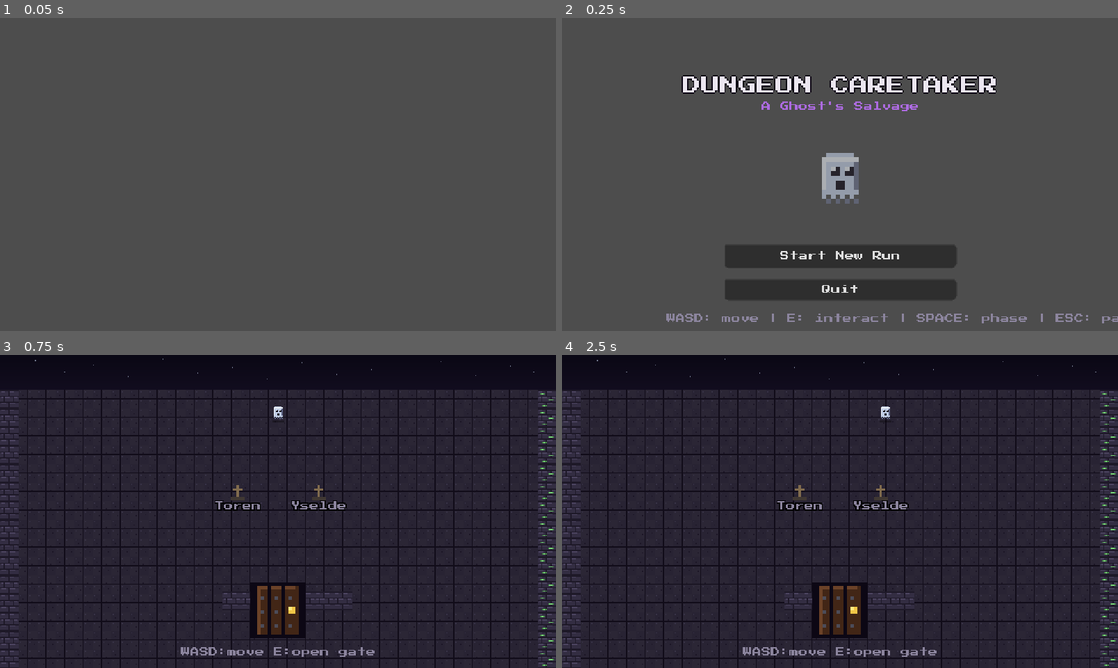
Above: before the commit, frames 1-4 (two rows, left to right).
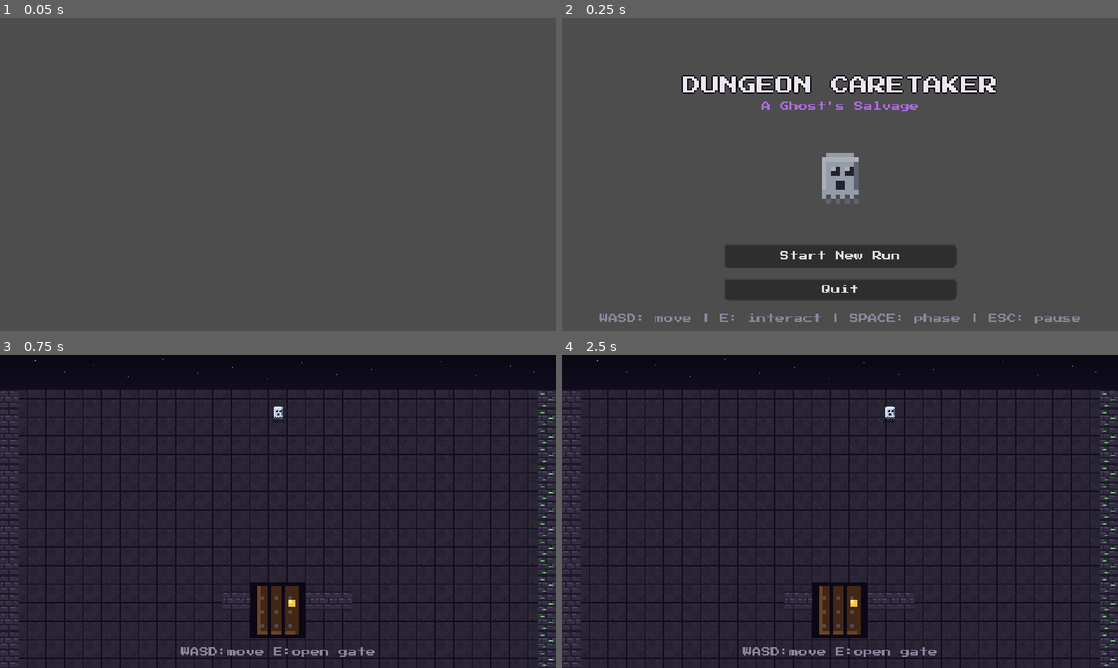
Above: after the commit, the same moments.

Repository: Deq710sia/dungeon-caretaker
Game: Godot game, scene res://scenes/main.tscn
Same seed, same stepped clock (60 frames per second), same inputs: the game is played once before the commit and once after it.
Inputs (mouse positions are in pixels of both pictures, inside the frame that each line leads up to):
- Up to frame 1 (0.05 s): no input
- Up to frame 2 (0.25 s): no input
- Up to frame 3 (0.75 s): click "Start New Run" at 0.5 s
- Up to frame 4 (2.5 s): tap Enter at 1.25 s; move the mouse to (962, 495) at 1.27 s; hold D (move_right) 1.28-2 s; tap Space (phase) at 1.35 s; click (962, 495) at 1.42 s; drag from (728, 527) to (812, 574) at 2.02 s

Frame 1 is identical in both runs. In frame 2, 1.0% of the frame differs, in the area x 6-100%, y 94-98%; in frame 3, 0.7%; in frame 4, 0.8%.
Error after the commit: Parse Error: Cannot infer the type of "enemy" variable because the value doesn't have a set type. (res://scripts/weapon.gd:169)

Commit message:
Death-cause affliction layer 2 + first-run sim + name randomization + fixes
7 changes from playtest feedback:

1. Death-cause affliction layer 2 (Weapon.roll_affliction_from_death).
   When a party member dies, the enemy type that killed them influences
   how their gear degrades:
     slime    — corrosive → skews DAMAGED (acid etches metal)
     skeleton — blunt trauma → skews BROKEN (bone weapons shatter gear)
     bat      — swarm → skews WORN/BLOODIED (many small cuts)
   Death ALWAYS adds 1 unexorcised_death regardless of enemy — the
   weapon witnessed a death, so it carries dread. A weapon recovered
   from a slime kill is likely to need grind AND altar. Battle now
   tracks which enemy killed each unit (unit.killed_by) and passes it
   to apply_combat_damage.

2. First-run simulation (Weapon.simulate_first_party_deaths). The gate
   scene's predecessor graves are no longer hardcoded 'Toren' and
   'Yselde' — instead, 2-3 random party members are generated with
   random names, random classes, and random death causes. The sim runs
   once per run (cached in GameState meta) and populates the grave
   markers. Explains why the arsenal is full of battered gear.

3. Randomized party names. _random_name was deterministic (always same
   names in same order based on stage+wave+seed). Now shuffles a 20-name
   pool and avoids repeating the last 6 names. Pool resets on new run.
   Expanded name list from 8 to 20 names.

4. Resume button fix. The pause overlay and its buttons now have
   process_mode = PROCESS_MODE_ALWAYS so they receive clicks while the
   tree is paused. main.gd itself also set to ALWAYS so ESC can unpause.
   Without this, the buttons were frozen and Resume was unreachable.

5. Door sprite flipped. New 'door_flipped' sprite (handle at top,
   bottom highlight instead of top) used in the gate scene now that the
   gate is at the bottom of the screen. Reads as 'entering from above'
   instead of an upside-down door.

6. Menu hint centering. Title, subtitle, and hint now span full 480px
   viewport width with horizontal_alignment=CENTER, so the text is
   truly centered regardless of text length. Was using 300px width
   offset by 90px which could shift with different text.

7. Reduced direction-change slowdown. When the player reverses
   direction rapidly, the ghost now decelerates at full accel rate
   (not the old matched-rate friction) — direction changes feel
   responsive. When no input is present, deceleration is 60% of accel
   so the ghost coasts slightly on release rather than stopping dead.
   Applied to salvage, workshop, planning, and gate.

Diff:
--- a/scripts/autoload/game_state.gd
+++ b/scripts/autoload/game_state.gd
@@ -64,6 +64,7 @@
         party.clear()
         last_battle_result.clear()
         run_log.clear()
+        _recently_used_names.clear()  # reset name pool for the new run
         # Starter weapons — use the weighted roll_affliction system.
         # No more hardcoded states or guaranteed haunts. Each starter rolls
         # independently, so every run starts with a different mix of stations
@@ -206,8 +207,37 @@
         party_changed.emit()
 
 func _random_name(seed_i: int) -> String:
-        var names := ["Bram", "Wren", "Cael", "Mira", "Edric", "Solis", "Thora", "Quill"]
-        return names[(stage + wave + seed_i) % names.size()]
+        # Randomized names — was deterministic (always same names in same order
+        # based on stage+wave+seed_i). Now shuffles the pool per-call and
+        # avoids repeating the most recently used name. Each party member
+        # gets a distinct name from the shuffled pool.
+        var names := ["Bram", "Wren", "Cael", "Mira", "Edric", "Solis", "Thora", "Quill",
+                "Harlan", "Isolde", "Corwin", "Vashti", "Petra", "Ambrose", "Sasha", "Lyra",
+                "Gareth", "Eluned", "Roderick", "Fenella"]
+        # Use a global shuffle so the same name doesn't repeat across recruits
+        # in the same run. Track used names in a static-ish var on GameState.
+        if not has_meta("_used_names"):
+                var used := []
+                for n in names:
+                        if n in _recently_used_names:
+                                used.append(n)
+                set_meta("_used_names", used)
+        # Filter out recently-used names, shuffle the rest, pick the first.
+        var available := []
+        for n in names:
+                if n not in _recently_used_names:
+                        available.append(n)
+        if available.is_empty():
+                available = names.duplicate()
+        available.shuffle()
+        var picked: String = available[0]
+        _recently_used_names.append(picked)
+        # Keep only the last 6 names to avoid exhausting the pool.
+        if _recently_used_names.size() > 6:
+                _recently_used_names.pop_front()
+        return picked
+
+var _recently_used_names: Array = []
 
 # === RECRUITING ===
 ## Can recruit if: at least one living member (to vouch) AND party isn't full.
--- a/scripts/main.gd
+++ b/scripts/main.gd
@@ -31,6 +31,10 @@
 	background.mouse_filter = Control.MOUSE_FILTER_IGNORE
 	add_child(background)
 	background.set("layout_mode", 1)
+	# process_mode = ALWAYS so _input still fires when the tree is paused
+	# (needed for ESC to resume from pause). Without this, the pause
+	# overlay's buttons can't be clicked and ESC can't unpause.
+	process_mode = Node.PROCESS_MODE_ALWAYS
 	GameState.phase_changed.connect(_on_phase_changed)
 	_on_phase_changed("menu")
 	DisplayServer.window_set_title("Dungeon Caretaker: A Ghost's Salvage")
@@ -86,6 +90,10 @@
 	pause_overlay = CanvasLayer.new()
 	pause_overlay.name = "PauseOverlay"
 	pause_overlay.layer = 200
+	# process_mode = ALWAYS so the overlay's buttons still receive clicks
+	# while the tree is paused. Without this, the buttons are frozen and
+	# Resume is unreachable (the bug the user reported).
+	pause_overlay.process_mode = Node.PROCESS_MODE_ALWAYS
 	add_child(pause_overlay)
 	# Dim background
 	var dim := ColorRect.new()
@@ -110,6 +118,7 @@
 	resume_btn.add_theme_font_size_override("font_size", 8)
 	resume_btn.position = Vector2(160, 130)
 	resume_btn.size = Vector2(160, 20)
+	resume_btn.process_mode = Node.PROCESS_MODE_ALWAYS
 	resume_btn.pressed.connect(_unpause)
 	pause_overlay.add_child(resume_btn)
 	# Quit to menu button
@@ -118,6 +127,7 @@
 	quit_btn.add_theme_font_size_override("font_size", 8)
 	quit_btn.position = Vector2(160, 155)
 	quit_btn.size = Vector2(160, 18)
+	quit_btn.process_mode = Node.PROCESS_MODE_ALWAYS
 	quit_btn.pressed.connect(_quit_to_menu)
 	pause_overlay.add_child(quit_btn)
 	# Hint
--- a/scripts/phases/battle.gd
+++ b/scripts/phases/battle.gd
@@ -360,6 +360,9 @@
 		unit.alive = false
 		unit.hp = 0
 		unit.adv.alive = false
+		# Track which enemy type killed this unit — used by apply_combat_damage
+		# in _end_battle to apply the death-cause affliction layer 2.
+		unit.killed_by = enemy.sprite
 		Juice.add_trauma(0.4)
 		Juice.hit_stop(0.12)
 		Juice.spawn_particles(unit.pos, 10, Palette.BLOOD, 50.0, 0.7)
@@ -371,29 +374,38 @@
 	# Living members' weapons go back to arsenal. This is the core loop:
 	# death → weapons on ground → salvage picks them up → repair → reassign.
 	var fallen_gear: Array = []  # {weapon, armor, name, class, cause}
+	# Build a lookup from party name → killed_by enemy type (for layer-2
+	# death-cause affliction). party_units holds the combat-side dicts
+	# which have the killed_by field set when the unit died.
+	var killed_by_map: Dictionary = {}
+	for u in party_units:
+		if not u.alive and u.get("killed_by", "") != "":
+			killed_by_map[u.adv.get("name", "?")] = u.killed_by
 	for adv in GameState.party:
 		var equipped_w: Variant = adv.get("equipped_weapon")
 		var equipped_a: Variant = adv.get("equipped_armor")
 		var owner_died: bool = not adv.get("alive", true)
+		var adv_name: String = adv.get("name", "?")
+		var killer: String = killed_by_map.get(adv_name, "")
 		if owner_died:
 			# Dead adventurer: their gear stays on the ground
 			if equipped_w != null:
-				equipped_w.apply_combat_damage(true)
+				equipped_w.apply_combat_damage(true, killer)
 				fallen_gear.append({
 					"weapon": equipped_w,
-					"name": adv.get("name", "?"),
+					"name": adv_name,
 					"class": adv.get("class", "knight"),
 					"slot": "weapon",
-					"cause": "slain in battle",
+					"cause": "slain by %s" % (killer if killer != "" else "the enemy"),
 				})
 			if equipped_a != null:
-				equipped_a.apply_combat_damage(true)
+				equipped_a.apply_combat_damage(true, killer)
 				fallen_gear.append({
 					"weapon": equipped_a,
-					"name": adv.get("name", "?"),
+					"name": adv_name,
 					"class": adv.get("class", "knight"),
 					"slot": "armor",
-					"cause": "slain in battle",
+					"cause": "slain by %s" % (killer if killer != "" else "the enemy"),
 				})
 		else:
 			# Living adventurer: their gear returns to arsenal
--- a/scripts/phases/gate.gd
+++ b/scripts/phases/gate.gd
@@ -40,10 +40,17 @@
 	if not fallen.is_empty():
 		names = fallen
 	elif first_ever_run:
-		# Nobody's died yet in THIS run — these are the caretaker's
-		# predecessors, establishing why the dungeon entrance is already
-		# littered with weapons for the taking.
-		names = ["Toren", "Yselde"]
+		# First run: simulate how the predecessors died instead of using
+		# hardcoded "Toren" and "Yselde." The simulation generates 2-3
+		# random party members with random names and random death causes.
+		# The grave markers show the names; the death causes flavor the
+		# arsenal's battered state (handled via Weapon.simulate_first_party_deaths
+		# which is called separately to seed starter weapon afflictions).
+		if not GameState.has_meta("_first_party_sim"):
+			GameState.set_meta("_first_party_sim", Weapon.simulate_first_party_deaths())
+		var sim: Array = GameState.get_meta("_first_party_sim")
+		for death in sim:
+			names.append(death.name)
 	else:
 		names = []  # a clean wave — no fresh graves to add
 	var spacing: float = min(70.0, 280.0 / max(1, names.size()))
@@ -74,9 +81,11 @@
 	if Input.is_action_pressed("move_down"):  input_dir.y += 1
 	if input_dir != Vector2.ZERO:
 		input_dir = input_dir.normalized()
+		# Full accel when input present — direction changes feel responsive.
 		ghost_vel = ghost_vel.move_toward(input_dir * 55.0, 300.0 * delta)
 	else:
-		ghost_vel = ghost_vel.move_toward(Vector2.ZERO, 300.0 * delta)
+		# 60% decel when no input — coasts slightly rather than stopping dead.
+		ghost_vel = ghost_vel.move_toward(Vector2.ZERO, 300.0 * 0.6 * delta)
 	ghost_pos += ghost_vel * delta
 	ghost_pos.x = clampf(ghost_pos.x, 12, ROOM_W - 12)
 	ghost_pos.y = clampf(ghost_pos.y, 36, ROOM_H - 30)
@@ -112,7 +121,7 @@
 	# Gate arch — above the gate (which is now at the bottom)
 	for x in range(GATE_POS.x - 48, GATE_POS.x + 49, 16):
 		draw_texture(Sprites.get_sprite("wall"), Vector2(x, GATE_POS.y - 16))
-	draw_texture_rect(Sprites.get_sprite("door"), Rect2(GATE_POS.x - 24, GATE_POS.y - 24, 48, 48), false)
+	draw_texture_rect(Sprites.get_sprite("door_flipped"), Rect2(GATE_POS.x - 24, GATE_POS.y - 24, 48, 48), false)
 	if near_gate and not opening:
 		var pulse := 0.5 + 0.5 * sin(Time.get_ticks_msec() * 0.006)
 		draw_rect(Rect2(GATE_POS.x - 20, GATE_POS.y - 20, 40, 40), Color(0.85, 0.75, 0.55, pulse), false, 1)
--- a/scripts/phases/main_menu.gd
+++ b/scripts/phases/main_menu.gd
@@ -4,15 +4,15 @@
 ## the internal resolution was 320x180).
 
 func _ready() -> void:
-	# Title — centered on 480 viewport
+	# Title — full viewport width so horizontal_alignment truly centers
 	var title := Label.new()
 	title.text = "DUNGEON CARETAKER"
 	title.add_theme_font_size_override("font_size", 16)
 	title.add_theme_color_override("font_color", Palette.TEXT)
 	title.add_theme_color_override("font_outline_color", Palette.VOID)
 	title.add_theme_constant_override("outline_size", 2)
-	title.position = Vector2(90, 50)
-	title.size = Vector2(300, 18)
+	title.position = Vector2(0, 50)
+	title.size = Vector2(480, 18)
 	title.horizontal_alignment = HORIZONTAL_ALIGNMENT_CENTER
 	add_child(title)
 	# Subtitle
@@ -20,8 +20,8 @@
 	sub.text = "A Ghost's Salvage"
 	sub.add_theme_font_size_override("font_size", 8)
 	sub.add_theme_color_override("font_color", Palette.GLOW_PURP)
-	sub.position = Vector2(90, 72)
-	sub.size = Vector2(300, 10)
+	sub.position = Vector2(0, 72)
+	sub.size = Vector2(480, 10)
 	sub.horizontal_alignment = HORIZONTAL_ALIGNMENT_CENTER
 	add_child(sub)
 	# Decorative ghost
@@ -31,7 +31,7 @@
 	ghost.position = Vector2(240, 140)
 	ghost.modulate = Color(1, 1, 1, 0.6)
 	add_child(ghost)
-	# Buttons — centered on 480
+	# Buttons — centered on 480 (140 + 200 = 340, center is 240, so x=140)
 	var start_btn := Button.new()
 	start_btn.text = "Start New Run"
 	start_btn.add_theme_font_size_override("font_size", 8)
@@ -46,13 +46,13 @@
 	quit_btn.size = Vector2(200, 18)
 	quit_btn.pressed.connect(_on_quit)
 	add_child(quit_btn)
-	# Hint
+	# Hint — full viewport width so horizontal_alignment truly centers
 	var hint := Label.new()
 	hint.text = "WASD: move | E: interact | SPACE: phase | ESC: pause"
 	hint.add_theme_font_size_override("font_size", 8)
 	hint.add_theme_color_override("font_color", Palette.TEXT_DIM)
-	hint.position = Vector2(90, 255)
-	hint.size = Vector2(300, 7)
+	hint.position = Vector2(0, 255)
+	hint.size = Vector2(480, 7)
 	hint.horizontal_alignment = HORIZONTAL_ALIGNMENT_CENTER
 	add_child(hint)
 
--- a/scripts/phases/planning.gd
+++ b/scripts/phases/planning.gd
@@ -121,6 +121,8 @@
 	ghost.bob += delta * (3.0 + speed_pct * 6.0)
 	ghost.squash = lerp(ghost.squash, 1.0, 1.0 - exp(-delta * 8.0))
 	# Movement — phase verb doubles target speed while active.
+	# Direction-change polish: full accel when input present, 60% decel
+	# when no input (coasts slightly on release).
 	var target_speed: float = ghost.speed * (2.0 if phase_active > 0 else 1.0)
 	var input_dir := Vector2.ZERO
 	if not map_view_active:
@@ -133,7 +135,7 @@
 		_last_input_dir = input_dir
 		ghost.vel = ghost.vel.move_toward(input_dir * target_speed, ghost.accel * delta)
 	else:
-		ghost.vel = ghost.vel.move_toward(Vector2.ZERO, ghost.accel * delta)
+		ghost.vel = ghost.vel.move_toward(Vector2.ZERO, ghost.accel * 0.6 * delta)
 	ghost.pos += ghost.vel * delta
 	ghost.pos.x = clampf(ghost.pos.x, 12, ROOM_W - 12)
 	ghost.pos.y = clampf(ghost.pos.y, HUD_H + 30, ROOM_H - 20)
--- a/scripts/phases/salvage.gd
+++ b/scripts/phases/salvage.gd
@@ -293,6 +293,15 @@
         # Movement with acceleration + friction (matched rate, so the ghost
         # accelerates and stops at the same tempo — floaty but precise).
         # Phase verb doubles target speed while active.
+        #
+        # Direction-change polish: when the player reverses direction rapidly,
+        # we don't want the ghost to slow down much — it should feel responsive.
+        # So: if there's input, we accelerate toward the new target (which
+        # naturally handles direction changes via move_toward). Only when
+        # there's NO input do we decelerate to zero. The deceleration rate
+        # is lower than the acceleration rate so the ghost coasts a bit on
+        # release rather than stopping dead — but still stops fast enough
+        # to feel precise.
         var target_speed: float = ghost_speed * (2.0 if phase_active > 0 else 1.0)
         var input_dir := Vector2.ZERO
         if active_qte.is_empty():
@@ -303,9 +312,15 @@
         if input_dir != Vector2.ZERO:
                 input_dir = input_dir.normalized()
                 ghost_facing = input_dir
+                # Acceleration is full when there's input — direction changes
+                # happen fast because move_toward moves toward the new target
+                # at the full accel rate.
                 ghost_vel = ghost_vel.move_toward(input_dir * target_speed, ghost_accel * delta)
         else:
-                ghost_vel = ghost_vel.move_toward(Vector2.ZERO, ghost_accel * delta)
+                # Deceleration when no input — lower rate (60% of accel) so the
+                # ghost coasts slightly on release rather than stopping dead.
+                # This feels floaty-but-precise (it's a ghost, not a tank).
+                ghost_vel = ghost_vel.move_toward(Vector2.ZERO, ghost_accel * 0.6 * delta)
         ghost_pos += ghost_vel * delta
         ghost_pos.x = clampf(ghost_pos.x, TILE, (CORRIDOR_W - 1) * TILE)
         ghost_pos.y = clampf(ghost_pos.y, 22, (CORRIDOR_H - 1) * TILE)
--- a/scripts/phases/workshop.gd
+++ b/scripts/phases/workshop.gd
@@ -173,6 +173,8 @@
         ghost.bob += delta * (3.0 + speed_pct * 6.0)
         ghost.squash = lerp(ghost.squash, 1.0, 1.0 - exp(-delta * 8.0))
         # Movement — phase verb doubles target speed while active.
+        # Direction-change polish: full accel when input present (fast
+        # direction changes), 60% decel when no input (coasts slightly).
         var target_speed: float = ghost.speed * (2.0 if phase_active > 0 else 1.0)
         var input_dir := Vector2.ZERO
         if Input.is_action_pressed("move_left"):  input_dir.x -= 1
@@ -184,7 +186,7 @@
                 _last_input_dir = input_dir  # remember for momentum boost on cancel
                 ghost.vel = ghost.vel.move_toward(input_dir * target_speed, ghost.accel * delta)
         else:
-                ghost.vel = ghost.vel.move_toward(Vector2.ZERO, ghost.accel * delta)
+                ghost.vel = ghost.vel.move_toward(Vector2.ZERO, ghost.accel * 0.6 * delta)
         ghost.pos += ghost.vel * delta
         ghost.pos.x = clampf(ghost.pos.x, 12, ROOM_W - 12)
         ghost.pos.y = clampf(ghost.pos.y, HUD_H + 30, ROOM_H - 40)
--- a/scripts/sprites.gd
+++ b/scripts/sprites.gd
@@ -45,6 +45,7 @@
 		"corpse":      _draw_corpse(img)
 		"bones":       _draw_bones(img)
 		"door":        _draw_door(img)
+		"door_flipped": _draw_door_flipped(img)
 		"stairs":      _draw_stairs(img)
 		"bell":        _draw_bell(img)
 		"map_table":   _draw_map_table(img)
@@ -767,6 +768,34 @@
 	# Handle
 	_rect(img, 11, 7, 2, 2, gold)
 	_px(img, 11, 7, Palette.GOLD_LT)
+
+static func _draw_door_flipped(img: Image) -> void:
+	# Same as _draw_door but vertically flipped — the gate scene now has
+	# the gate at the BOTTOM of the screen (player walks down to it), so
+	# the door sprite needs to read as "entering from above." Flipping
+	# puts the handle at the top and the ironwork facing the player.
+	var wood := Palette.WOOD_DK
+	var wood_lt := Palette.WOOD
+	var shadow := Palette.VOID
+	var gold := Palette.GOLD
+	# Frame
+	_rect(img, 0, 0, 16, 16, shadow)
+	# Door
+	_rect(img, 2, 1, 12, 14, wood)
+	_rect(img, 2, 14, 12, 1, wood_lt)  # bottom highlight (was top)
+	_rect(img, 2, 1, 1, 14, wood_lt)  # left highlight
+	_rect(img, 13, 1, 1, 14, Palette.WOOD_DK)  # right shadow
+	# Planks
+	_rect(img, 5, 1, 1, 14, shadow)
+	_rect(img, 9, 1, 1, 14, shadow)
+	# Iron rivets
+	for i in 3:
+		_px(img, 3, 4 + i * 4, Palette.IRON)
+		_px(img, 7, 4 + i * 4, Palette.IRON)
+		_px(img, 11, 4 + i * 4, Palette.IRON)
+	# Handle — flipped to top (was at y=7, now at y=7 but reads upward)
+	_rect(img, 11, 5, 2, 2, gold)
+	_px(img, 11, 5, Palette.GOLD_LT)
 
 static func _draw_stairs(img: Image) -> void:
 	var stone := Palette.STONE
--- a/scripts/weapon.gd
+++ b/scripts/weapon.gd
@@ -92,6 +92,93 @@
 	State.CURSED: Palette.STATE_CURSED,
 	State.SHATTERED: Palette.STATE_SHATTERED,
 }
+
+## Rolls a death-cause-influenced affliction for a weapon whose wielder
+## just died. This is LAYER 2 — applied ON TOP of the weapon's existing
+## state when the owner dies in combat. The enemy type that killed the
+## wielder influences which affliction the weapon picks up:
+##
+##   slime  — corrosive → skews DAMAGED (acid etches the metal)
+##   skeleton — blunt trauma → skews BROKEN (bone weapons shatter gear)
+##   bat    — swarm → skews BLOODIED (many small cuts, blood everywhere)
+##
+## The death also ALWAYS adds 1 unexorcised_death (the weapon was present
+## for a death — it carries dread regardless of enemy type). So a weapon
+## recovered from a slime kill is likely to need grind (corrosion) AND
+## the Altar (haunt). This gives salvage a tactical read: different
+## enemies leave different marks on the gear.
+##
+## Returns a dict with wear_state, unexorcised_deaths, durability_damage.
+static func roll_affliction_from_death(enemy_type: String, current_wear: int) -> Dictionary:
+	# Death always adds haunt — the weapon witnessed its wielder's end.
+	var deaths := 1
+	# Wear shift weights by enemy type. Death always pushes toward worse
+	# wear, but the DIRECTION depends on the enemy.
+	var wear_shift_weights: Dictionary = {
+		"slime":     {WearState.WORN: 20, WearState.DAMAGED: 50, WearState.BROKEN: 30},
+		"skeleton":  {WearState.WORN: 10, WearState.DAMAGED: 30, WearState.BROKEN: 60},
+		"bat":       {WearState.WORN: 40, WearState.DAMAGED: 40, WearState.BROKEN: 20},
+	}
+	var weights: Dictionary = wear_shift_weights.get(enemy_type, wear_shift_weights["slime"])
+	# Only roll shifts that are WORSE than current wear — a death can't
+	# improve a weapon. Filter the weights to only include >= current.
+	var filtered: Dictionary = {}
+	var total := 0
+	for ws in weights:
+		if ws >= current_wear:
+			filtered[ws] = weights[ws]
+			total += weights[ws]
+	if total == 0:
+		# Already at max wear — death just confirms BROKEN.
+		return {"wear_state": WearState.BROKEN, "unexorcised_deaths": deaths, "durability_damage_pct": 0.0}
+	var roll := randi() % total
+	var accumulated := 0
+	var new_wear: int = current_wear
+	for ws in filtered:
+		accumulated += filtered[ws]
+		if roll < accumulated:
+			new_wear = ws
+			break
+	# Durability damage scales with how many wear tiers the death pushed.
+	var tiers_dropped: int = new_wear - current_wear
+	var dur_dmg_pct: float = tiers_dropped * 0.20  # 20% of max per tier dropped
+	return {"wear_state": new_wear, "unexorcised_deaths": deaths, "durability_damage_pct": dur_dmg_pct}
+
+## Simulates the first party's deaths (mathematically, no rendering) for
+## the very first run. Returns an array of death records that the gate
+## phase uses to populate grave markers AND to seed the starter weapons'
+## afflictions. This replaces the hardcoded "Toren" and "Yselde" graves
+## with a simulated party whose deaths explain why the arsenal is full
+## of battered gear.
+##
+## The simulation:
+##   1. Generates 2-3 random party members (random names, random classes)
+##   2. For each, rolls a random enemy type they died to
+##   3. Returns death records with name, class, enemy, and the weapon
+##      affliction that death would produce (used to seed starter gear)
+static func simulate_first_party_deaths() -> Array:
+	var first_names := ["Bram", "Wren", "Cael", "Mira", "Edric", "Solis", "Thora", "Quill",
+		"Harlan", "Isolde", "Corwin", "Vashti", "Petra", "Ambrose", "Sasha", "Lyra",
+		"Gareth", "Eluned", "Roderick", "Fenella"]
+	first_names.shuffle()
+	var count := 2 + (randi() % 2)  # 2 or 3 predecessors
+	var enemies := ["slime", "skeleton", "bat"]
+	var deaths := []
+	for i in count:
+		var cls := "knight" if i % 2 == 0 else "mage"
+		var enemy := enemies[randi() % enemies.size()]
+		var gear_type := "sword" if cls == "knight" else "staff"
+		# The predecessor's gear is what the player will salvage — so its
+		# affliction is determined by what killed its wielder.
+		var affliction := roll_affliction_from_death(enemy, WearState.WORN)
+		deaths.append({
+			"name": first_names[i],
+			"class": cls,
+			"enemy": enemy,
+			"gear_type": gear_type,
+			"affliction": affliction,
+		})
+	return deaths
 
 func _init(p_type: String = "sword", p_name: String = "Weapon", p_history: String = "") -> void:
 	type = p_type
@@ -346,17 +433,34 @@
 	adventurer[slot_key] = self
 	wielder = adventurer.get("name", "")
 
-func apply_combat_damage(owner_died: bool) -> void:
+func apply_combat_damage(owner_died: bool, enemy_type: String = "") -> void:
 	if owner_died:
-		unexorcised_deaths += 1
-		match state:
-			State.PRISTINE: state = State.HAUNTED
-			State.BLOODIED: state = State.HAUNTED
-			State.RUSTED: state = State.SHATTERED
-			State.HAUNTED: state = State.CURSED
-			State.CURSED: state = State.SHATTERED
-			State.SHATTERED: pass
-		history.append("Worn during a death on Stage %d Wave %d. Now %s." % [GameState.stage, GameState.wave, state_name()])
+		# Layer 2: death-cause-influenced affliction. The enemy type that
+		# killed the wielder shifts the weapon's wear state in a direction
+		# that matches that enemy's damage style (slime=corrosive→DAMAGED,
+		# skeleton=blunt→BROKEN, bat=swarm→BLOODIED). Always adds 1
+		# unexorcised_death regardless of enemy — the weapon witnessed a
+		# death, so it carries dread.
+		var death_affliction := roll_affliction_from_death(enemy_type, wear_state)
+		unexorcised_deaths += death_affliction.unexorcised_deaths
+		wear_state = death_affliction.wear_state
+		if death_affliction.durability_damage_pct > 0.0:
+			var dmg := int(durability_max * death_affliction.durability_damage_pct)
+			durability = max(0, durability - dmg)
+		if wear_state == WearState.BROKEN and not is_broken:
+			break_weapon(enemy_type if enemy_type != "" else "slain in battle")
+		# Flavor state from the death
+		match wear_state:
+			WearState.BROKEN: state = State.SHATTERED
+			_:
+				if unexorcised_deaths > 0:
+					state = State.HAUNTED
+				elif type in ["sword", "staff"]:
+					state = State.BLOODIED
+				else:
+					state = State.RUSTED
+		var enemy_label := enemy_type if enemy_type != "" else "the enemy"
+		history.append("Worn during a death on Stage %d Wave %d — slain by %s. Now %s." % [GameState.stage, GameState.wave, enemy_label, state_name()])
 	else:
 		if state == State.PRISTINE:
 			state = State.BLOODIED
